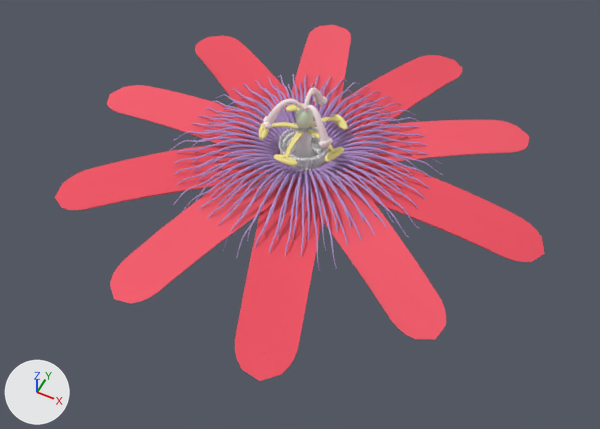
The OBJ model models/passiflora_vitifolia.obj, before and after one commit.
Before and after are seen from a 50 mm lens placed at (67.8, -138.0, 148.9), pointed at (2.6, -7.5, -14.2). The lights are fixed; the arrows at lower left show +X, +Y and +Z. The picture after the commit comes second. Where no turn or scale is listed for an object, it has been applied to the vertices. Vertices at exactly the same position are counted once.

Script lines for the objects in view, before the commit:
```python
mat_mat_antera = principled_material('Mat_Antera')
mat_mat_antera.base_color = (0.898, 0.776, 0.278)  # yellow #f3e490
mat_mat_antera.roughness = 0.89
mat_mat_caliz = principled_material('Mat_Caliz')
mat_mat_caliz.base_color = (0.851, 0.0784, 0.118)  # red #ee4f60
mat_mat_caliz.roughness = 0.89
mat_mat_corolalimbo = principled_material('Mat_CorolaLimbo')
mat_mat_corolalimbo.base_color = (0.902, 0.098, 0.141)  # red #f45869
mat_mat_corolalimbo.roughness = 0.89
mat_mat_estilo = principled_material('Mat_Estilo')
mat_mat_estilo.base_color = (0.969, 0.831, 0.847)  # white #fbebed
mat_mat_estilo.roughness = 0.89
mat_mat_ovario = principled_material('Mat_Ovario')
mat_mat_ovario.base_color = (0.722, 0.831, 0.62)  # pale green #ddebce
mat_mat_ovario.roughness = 0.89
me_passiflora_vitifolia = bpy.data.meshes.new('passiflora_vitifolia')
me_passiflora_vitifolia.from_pydata(...)  # 43737 vertices, 84204 faces; spans x -61.0..63.8, y -60.7..60.7, z -34.2..18.7
me_passiflora_vitifolia.materials.append(mat_mat_caliz)  # red #ee4f60
me_passiflora_vitifolia.materials.append(mat_mat_corolalimbo)  # red #f45869
me_passiflora_vitifolia.materials.append(mat_mat_coronavioleta)  # purple #b897cf
me_passiflora_vitifolia.materials.append(mat_mat_corolagarganta)  # white #ffffff
me_passiflora_vitifolia.materials.append(mat_mat_filamento)  # white #fbf4f6
me_passiflora_vitifolia.materials.append(mat_mat_antera)  # yellow #f3e490
me_passiflora_vitifolia.materials.append(mat_mat_ovario)  # pale green #ddebce
me_passiflora_vitifolia.materials.append(mat_mat_estilo)  # white #fbebed
me_passiflora_vitifolia.materials.append(mat_mat_blanco)  # white #f9f9fd
ob_passiflora_vitifolia = bpy.data.objects.new('passiflora_vitifolia', me_passiflora_vitifolia)
ob_passiflora_vitifolia.location = (0.0, 0.0, 0.0)
```
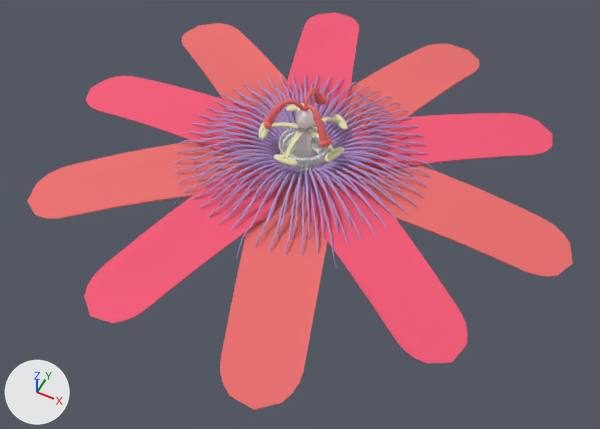
The change in detail:
Material 'Mat_Caliz' (mat_mat_caliz) changes colour from red #ee4f60 to red #ec6e6e; in linear values from (0.851, 0.0784, 0.118) to (0.839, 0.157, 0.157).
Material 'Mat_CorolaLimbo' (mat_mat_corolalimbo) changes colour from red #f45869 to red #f45876; in linear values from (0.902, 0.098, 0.141) to (0.902, 0.098, 0.18).
Material 'Mat_Antera' (mat_mat_antera) changes colour from yellow #f3e490 to beige #e4e2af; in linear values from (0.898, 0.776, 0.278) to (0.776, 0.757, 0.427).
Material 'Mat_Ovario' (mat_mat_ovario) changes colour from pale green #ddebce to white #fcf6f6; in linear values from (0.722, 0.831, 0.62) to (0.977, 0.922, 0.918).
Material 'Mat_Estilo' (mat_mat_estilo) changes colour from white #fbebed to red #ec6e6e; in linear values from (0.969, 0.831, 0.847) to (0.839, 0.157, 0.157).
me_passiflora_vitifolia is used by ob_passiflora_vitifolia; location (0.0, 0.0, 0.0).
me_passiflora_vitifolia had 43737 vertices, 84204 faces and spanned x -61.0..63.8, y -60.7..60.7, z -34.2..18.7.
me_passiflora_vitifolia now has 43737 vertices, 84204 faces and spans x -67.4..70.6, y -67.1..67.1, z -34.2..18.7.
me_passiflora_vitifolia part 1: the loose piece of 652 vertices spanning x 7.8..63.8, y -7.5..7.5, z -4.9..0.1 is scaled about its middle by (1.12, 1.29, 1), then moved by (3.4, 0.0, 0.0).
me_passiflora_vitifolia part 2: the loose piece of 652 vertices spanning x -1.2..24.1, y -60.7..-7.4, z -4.9..0.1 is multiplied about its middle by the matrix ((1.27, 0.049, 0.0), (0.048, 1.136, 0.0), (0.0, 0.0, 1.0)), then moved by (1.1, -3.2, 0.0).
me_passiflora_vitifolia part 3: the loose piece of 652 vertices spanning x -52.6..-6.3, y -39.8..-4.2, z -4.9..0.1 is multiplied about its middle by the matrix ((1.178, -0.078, 0.0), (-0.078, 1.229, 0.0), (0.0, 0.0, 1.0)), then moved by (-2.7, -2.2, 0.0).
me_passiflora_vitifolia part 4: the loose piece of 652 vertices spanning x -52.6..-6.3, y 4.2..39.8, z -4.9..0.1 is multiplied about its middle by the matrix ((1.178, 0.078, 0.0), (0.078, 1.229, 0.0), (0.0, 0.0, 1.0)), then moved by (-2.7, 2.2, 0.0).
me_passiflora_vitifolia part 5: the loose piece of 652 vertices spanning x -1.2..24.1, y 7.4..60.7, z -4.9..0.1 is multiplied about its middle by the matrix ((1.27, -0.049, 0.0), (-0.048, 1.136, 0.0), (0.0, 0.0, 1.0)), then moved by (1.1, 3.2, 0.0).
me_passiflora_vitifolia part 6: the loose piece of 652 vertices spanning x 6.1..50.1, y -37.9..-4.2, z -2.9..0.8 is multiplied about its middle by the matrix ((1.178, 0.078, 0.0), (0.078, 1.229, 0.0), (0.0, 0.0, 1.0)), then moved by (2.6, -2.1, 0.0).
me_passiflora_vitifolia part 7: the loose piece of 652 vertices spanning x -22.8..0.9, y -58.0..-7.2, z -2.9..0.8 is multiplied about its middle by the matrix ((1.27, -0.048, 0.0), (-0.049, 1.136, 0.0), (0.0, 0.0, 1.0)), then moved by (-1.1, -3.0, 0.0).
me_passiflora_vitifolia part 8: the loose piece of 652 vertices spanning x -61.0..-7.6, y -7.0..7.0, z -2.9..0.8 is scaled about its middle by (1.12, 1.29, 1), then moved by (-3.2, 0.0, 0.0).
me_passiflora_vitifolia part 9: the loose piece of 652 vertices spanning x -22.8..0.9, y 7.2..58.0, z -2.9..0.8 is multiplied about its middle by the matrix ((1.27, 0.048, 0.0), (0.049, 1.136, 0.0), (0.0, 0.0, 1.0)), then moved by (-1.1, 3.0, 0.0).
me_passiflora_vitifolia part 10: the loose piece of 652 vertices spanning x 6.1..50.1, y 4.2..37.9, z -2.9..0.8 is multiplied about its middle by the matrix ((1.178, -0.078, 0.0), (-0.078, 1.229, 0.0), (0.0, 0.0, 1.0)), then moved by (2.6, 2.1, 0.0).
Other edits to the shape of me_passiflora_vitifolia do not show in these pictures.

What differs and where, as boxes [x1, y1, x2, y2] in the pictures (600 x 429 px; the box of a moved part takes in the faces that stretch with it):
'passiflora_vitifolia', recoloured, reshaped (11% wider, 12% taller)
    before: [55, 25, 545, 381]
    after: [27, 12, 573, 410]
part 1 of me_passiflora_vitifolia, moved or reshaped
    before: [338, 161, 545, 262]
    after: [337, 161, 573, 277]
part 2 of me_passiflora_vitifolia, moved or reshaped
    before: [235, 179, 322, 381]
    after: [220, 179, 327, 410]
part 3 of me_passiflora_vitifolia, moved or reshaped
    before: [55, 144, 258, 210]
    after: [27, 142, 258, 219]
part 4 of me_passiflora_vitifolia, moved or reshaped
    before: [195, 35, 290, 120]
    after: [181, 23, 290, 116]
part 5 of me_passiflora_vitifolia, moved or reshaped
    before: [329, 55, 462, 136]
    after: [329, 43, 480, 136]
part 6 of me_passiflora_vitifolia, moved or reshaped
    before: [313, 177, 446, 340]
    after: [309, 176, 468, 364]
part 7 of me_passiflora_vitifolia, moved or reshaped
    before: [110, 170, 281, 304]
    after: [84, 169, 282, 323]
part 8 of me_passiflora_vitifolia, moved or reshaped
    before: [107, 85, 261, 148]
    after: [86, 76, 264, 150]
part 9 of me_passiflora_vitifolia, moved or reshaped
    before: [289, 25, 351, 117]
    after: [283, 12, 359, 117]
part 10 of me_passiflora_vitifolia, moved or reshaped
    before: [348, 120, 529, 163]
    after: [348, 113, 552, 168]
